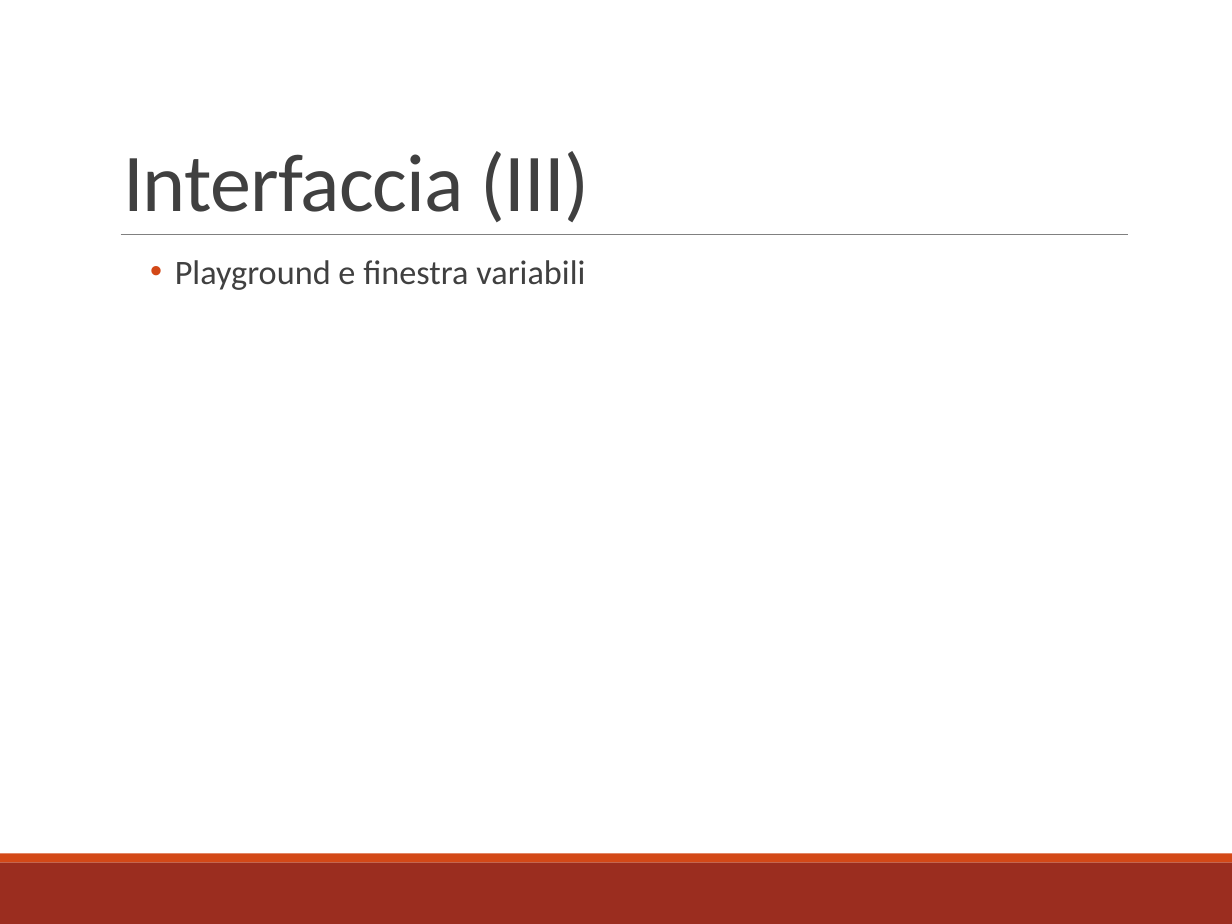
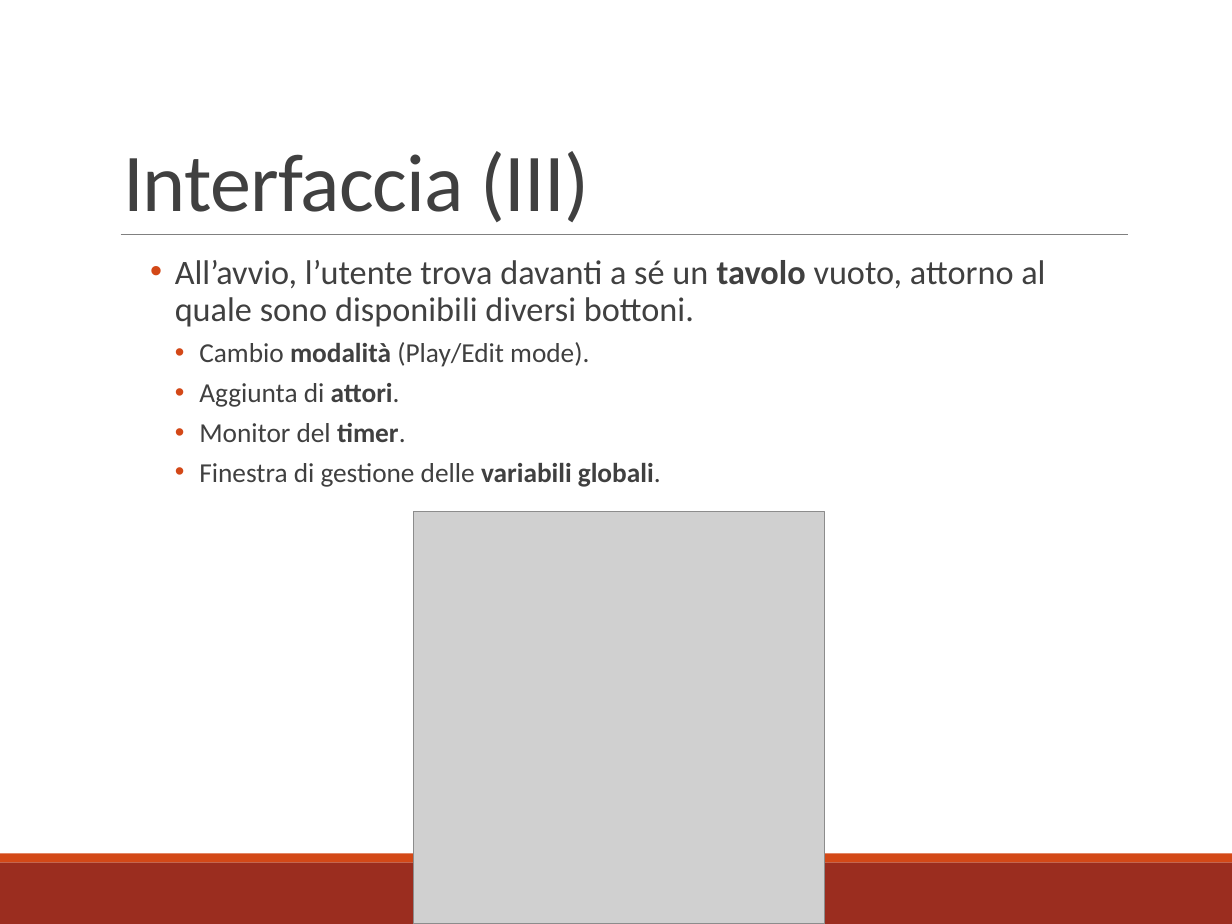
Before and after one commit to mbosc/scartch, a slide deck: slide 19 of Presentazione.pptx. Drawn at 1232x924 pixels with LibreOffice and Linux fonts; fonts in the diff are those of the drawing; grey boxes stand for pictures. Boxes give left, top, right and bottom in pixels: in the first picture for what was removed or moved away, otherwise in the second. Text is boxed around its words. In the diff, an @@ line names an element or a change of style, - is before the commit and + after.

```diff
--- a/Presentazione.pptx
+++ b/Presentazione.pptx
@@ text at [175,260,1045,487]: text changed; size 20 to 16 pt @@
-  • Playground e finestra variabili
+  • All’avvio, l’utente trova davanti a sé un tavolo vuoto, attorno al quale sono disponibili diversi bottoni.
+    • Cambio modalità (Play/Edit mode).
+    • Aggiunta di attori.
+    • Monitor del timer.
+    • Finestra di gestione delle variabili globali.
@@ picture added at [414,511,825,924] @@
```
Also in this commit, not shown: 7 other slides changed, 3 slides added, 2 slides removed, 1 other file.
